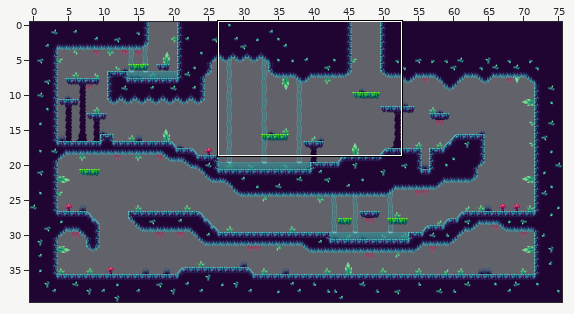
Level history. Tiled map: assets/tiled maps/blue_map.tmx. Above: a wide view before the commit, with the close-up outlined.
Close-up. The starting point:
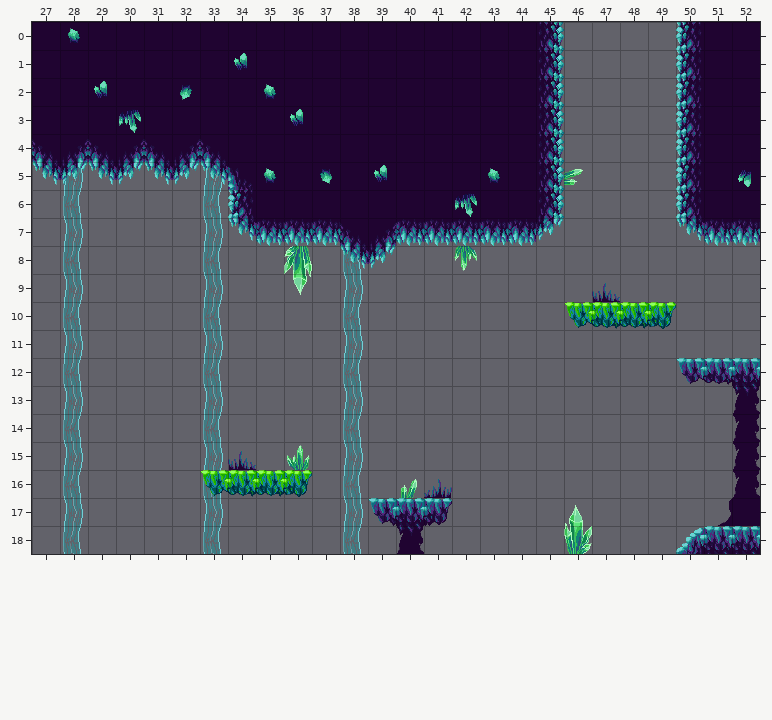
Cells are 32x32 px. Shown: x 27..52, y 0..18. The commit also changed other parts of the map, which this record leaves out.
Once edited:
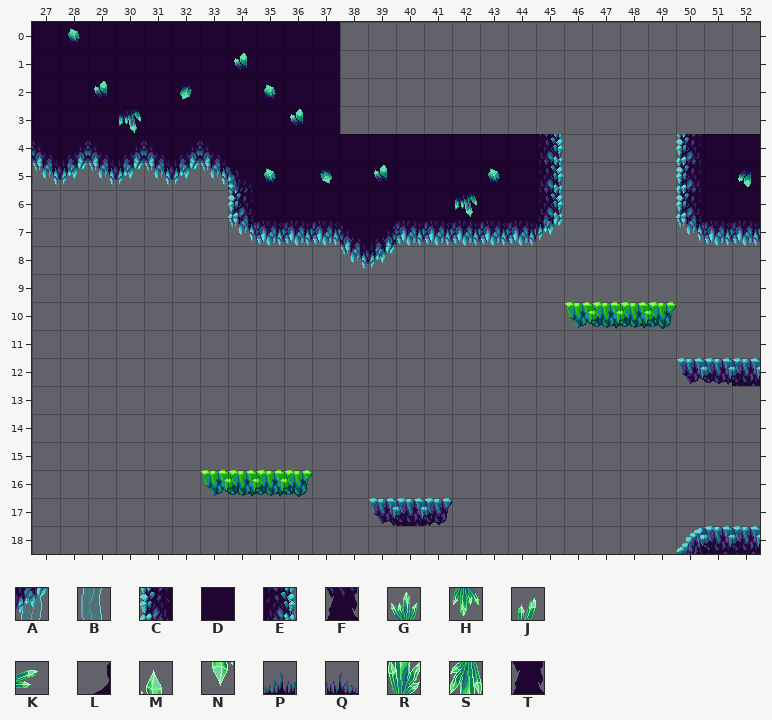
Key: from "blue_tileset": A 6, B 13, C 14, D 15, E 16, F 29, G 33, H 33 turned 180, J 34 flipped left-right, K 34 turned 90, L 35, M 41 flipped left-right, N 41 flipped up-down, P 42, Q 42 flipped left-right, R 48 flipped left-right, S 48 flipped up-down, T 49.
_ is an empty cell.
See-through tiles are keyed as they look on the map.
From old to new:
Layer "scenery" (now hidden):
The author cleared tile A in row 5 at x 28 and 33; in row 7 at x 28 and 33; in row 9 at x 28, 33 and 38; in row 11 at x 28, 33 and 38; in row 13 at x 28, 33 and 38; in row 15 at x 28, 33 and 38.
The author cleared tile A in row 17 at x 28, 33 and 38.
The author cleared tile B in row 6 at x 28 and 33; in row 8 at x 28, 33 and 38; in row 10 at x 28, 33 and 38; in row 12 at x 28, 33 and 38; in row 14 at x 28, 33 and 38; in row 16 at x 28, 33 and 38.
The author cleared tile B in row 18 at x 28, 33 and 38.
The author cleared tile C in rows 0 to 3 at x 50.
The author cleared tile D in rows 0 to 3 at x 38 to 44 and 51 to 52; in row 17 at x 52.
The author cleared tile E in rows 0 to 3 at x 45.
The author cleared tile F in row 13 at x 52; in row 18 at x 40.
The author cleared tile G in row 15 at x 36.
The author cleared tile H in row 8 at x 42.
The author cleared tile J in row 16 at x 40.
The author cleared tile K in row 5 at x 46.
The author cleared tile L in row 17 at x 51.
The author cleared tile M in row 17 at x 46.
The author cleared tile N in row 9 at x 36.
The author cleared tile P in row 16 at x 41.
The author cleared tile Q in row 9 at x 47; in row 15 at x 34.
The author cleared tile R in row 18 at x 46.
The author cleared tile S in row 8 at x 36.
The author cleared tile T in rows 14 to 16 at x 52.
